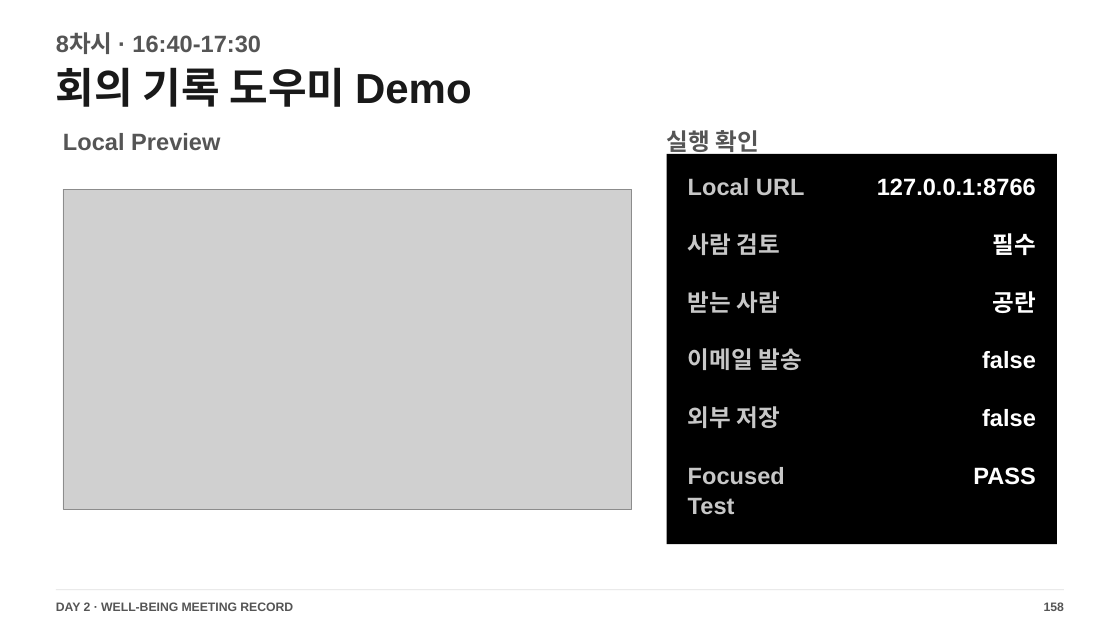
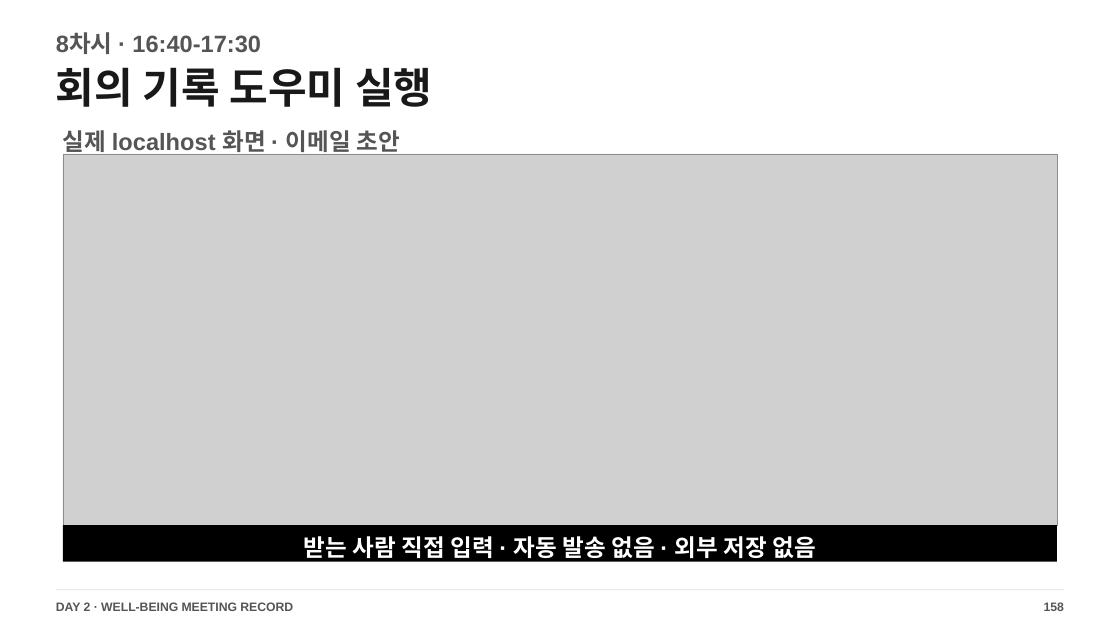
Before and after one commit to smilesjcha/llm-agent-and-workflow-automation, a slide deck: slide 158 of slides/IPA_LLM_Agent_업무자동화_Day2_2026_STUDENT_READY_176p.pptx. Drawn at 1120x630 pixels with LibreOffice and Linux fonts; fonts in the diff are those of the drawing; grey boxes stand for pictures. Boxes give left, top, right and bottom in pixels: in the first picture for what was removed or moved away, otherwise in the second. Text is boxed around its words. In the diff, an @@ line names an element or a change of style, - is before the commit and + after.

Commit message:
docs(day2): align class 8 localhost tutorial

```diff
--- a/slides/IPA_LLM_Agent_업무자동화_Day2_2026_STUDENT_READY_176p.pptx
+++ b/slides/IPA_LLM_Agent_업무자동화_Day2_2026_STUDENT_READY_176p.pptx
@@ text at (x1=56, y1=67, x2=432, y2=107): text changed @@
-회의 기록 도우미 Demo
+회의 기록 도우미 실행
@@ text at (x1=63, y1=130, x2=399, y2=156): text changed @@
-Local Preview
+실제 localhost 화면 · 이메일 초안
@@ text removed at (x1=667, y1=130, x2=759, y2=156) @@
-실행 확인
@@ picture added at (x1=63, y1=154, x2=1057, y2=525) @@
@@ rectangle removed at (x1=667, y1=154, x2=1058, y2=544) @@
@@ text removed at (x1=688, y1=178, x2=805, y2=196) @@
-Local URL
@@ text removed at (x1=877, y1=178, x2=1036, y2=196) @@
-127.0.0.1:8766
@@ picture removed at (x1=63, y1=189, x2=632, y2=509) @@
@@ text removed at (x1=688, y1=233, x2=780, y2=255) @@
-사람 검토
@@ text removed at (x1=992, y1=233, x2=1035, y2=255) @@
-필수
@@ text removed at (x1=688, y1=291, x2=780, y2=313) @@
-받는 사람
@@ text removed at (x1=992, y1=291, x2=1035, y2=313) @@
-공란
@@ text removed at (x1=688, y1=348, x2=801, y2=370) @@
-이메일 발송
@@ text removed at (x1=982, y1=351, x2=1036, y2=369) @@
-false
@@ text removed at (x1=688, y1=406, x2=780, y2=428) @@
-외부 저장
@@ text removed at (x1=982, y1=409, x2=1036, y2=427) @@
-false
@@ text removed at (x1=688, y1=467, x2=785, y2=515) @@
-Focused Test
@@ text removed at (x1=973, y1=467, x2=1036, y2=485) @@
-PASS
@@ rectangle added at (x1=63, y1=525, x2=1057, y2=562), fill #000000 @@
@@ text added at (x1=304, y1=536, x2=816, y2=563), 20.2 pt, text #FFFFFF, bold @@
+받는 사람 직접 입력 · 자동 발송 없음 · 외부 저장 없음
```
Also in this commit, not shown: 44 other slides changed, 12 other files.
